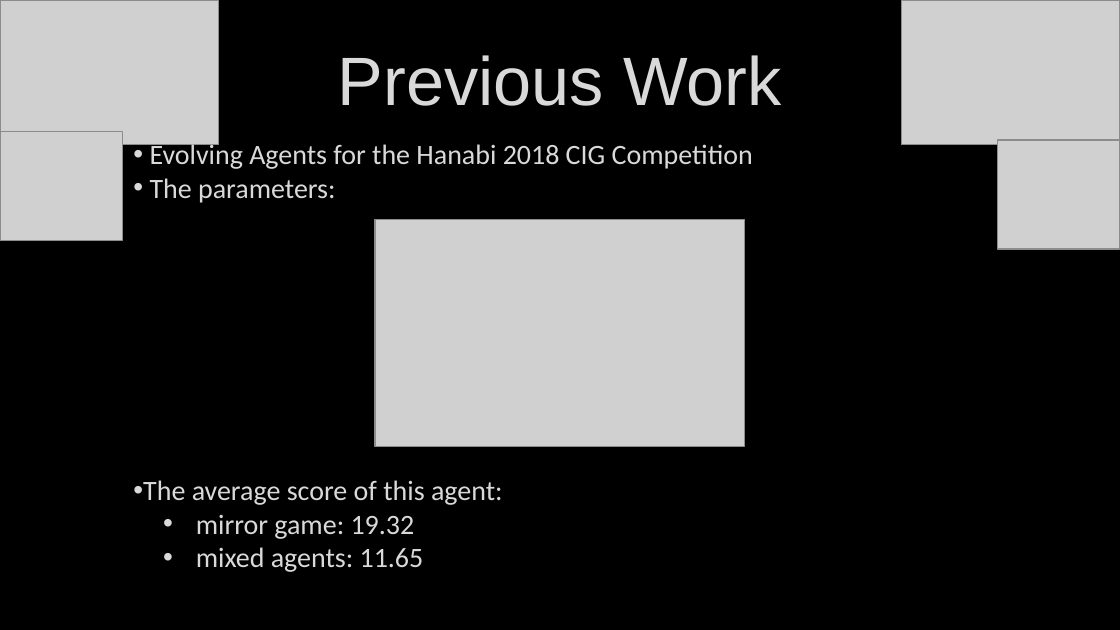
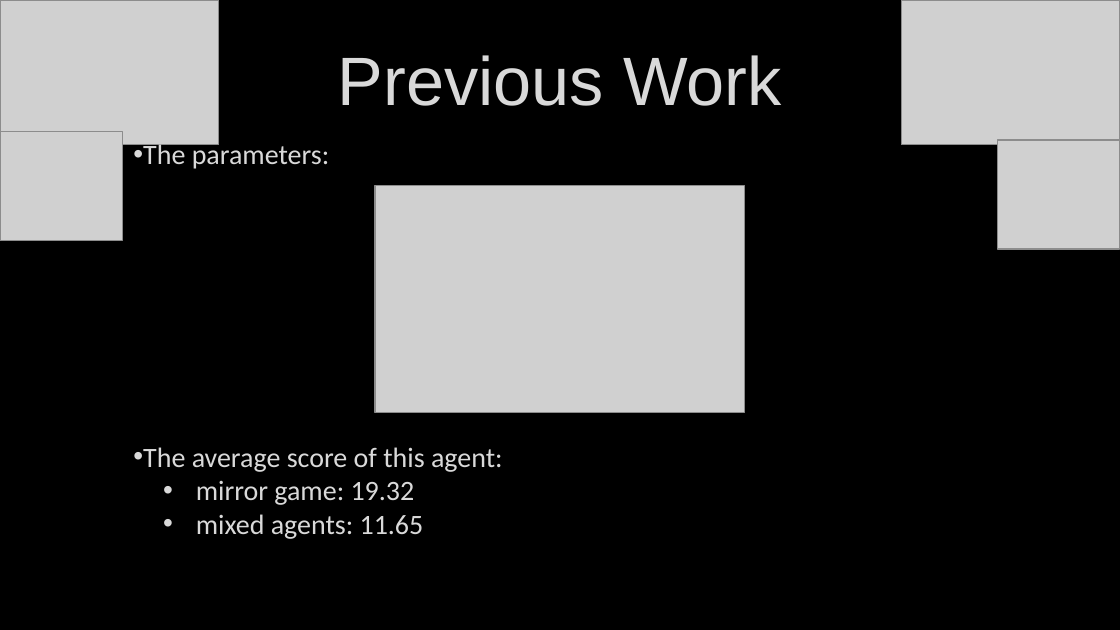
Before and after one commit to Untzi/ec_hanabi, a slide deck: slide 8 of hanabi (1).pptx (slide 7 before the commit). Drawn at 1120x630 pixels with LibreOffice and Linux fonts; fonts in the diff are those of the drawing; grey boxes stand for pictures. Boxes give left, top, right and bottom in pixels: in the first picture for what was removed or moved away, otherwise in the second. Text is boxed around its words. In the diff, an @@ line names an element or a change of style, - is before the commit and + after.

```diff
--- a/hanabi (1).pptx
+++ b/hanabi (1).pptx
@@ text at <box>150,141,753,169</box>: paragraph removed @@
-• Evolving Agents for the Hanabi 2018 CIG Competition
@@ picture: place and size @@
-picture at <box>375,220,745,446</box>
+picture at <box>375,186,745,412</box>
```
Also in this commit, not shown: 6 other slides changed.
